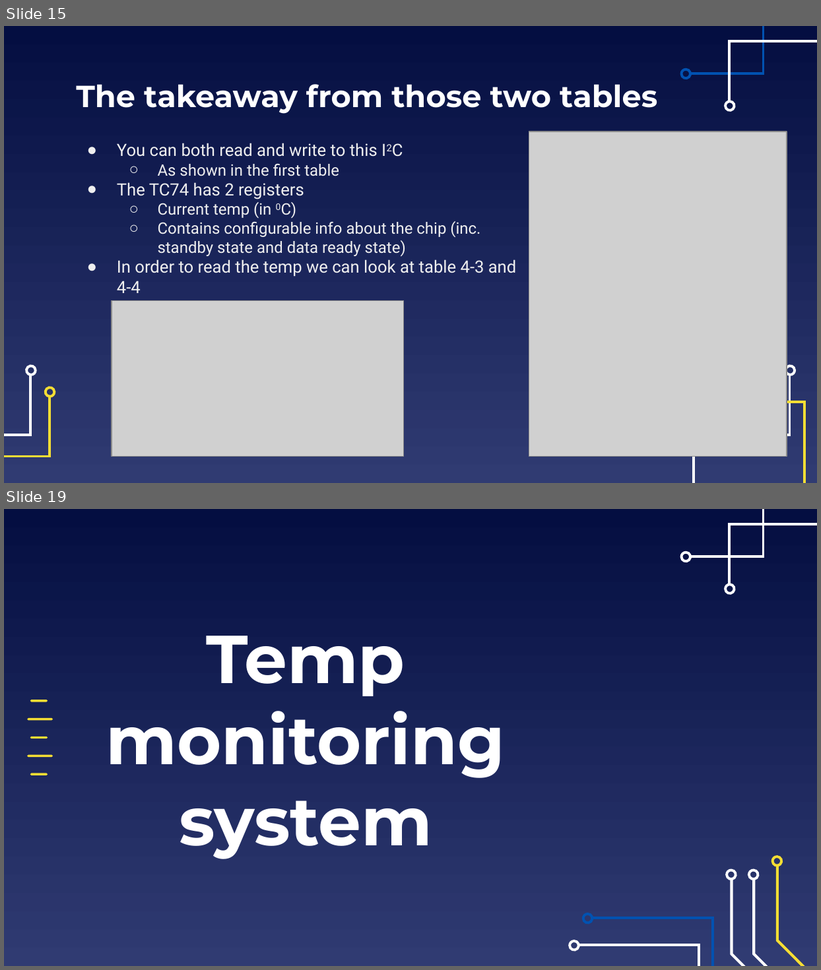
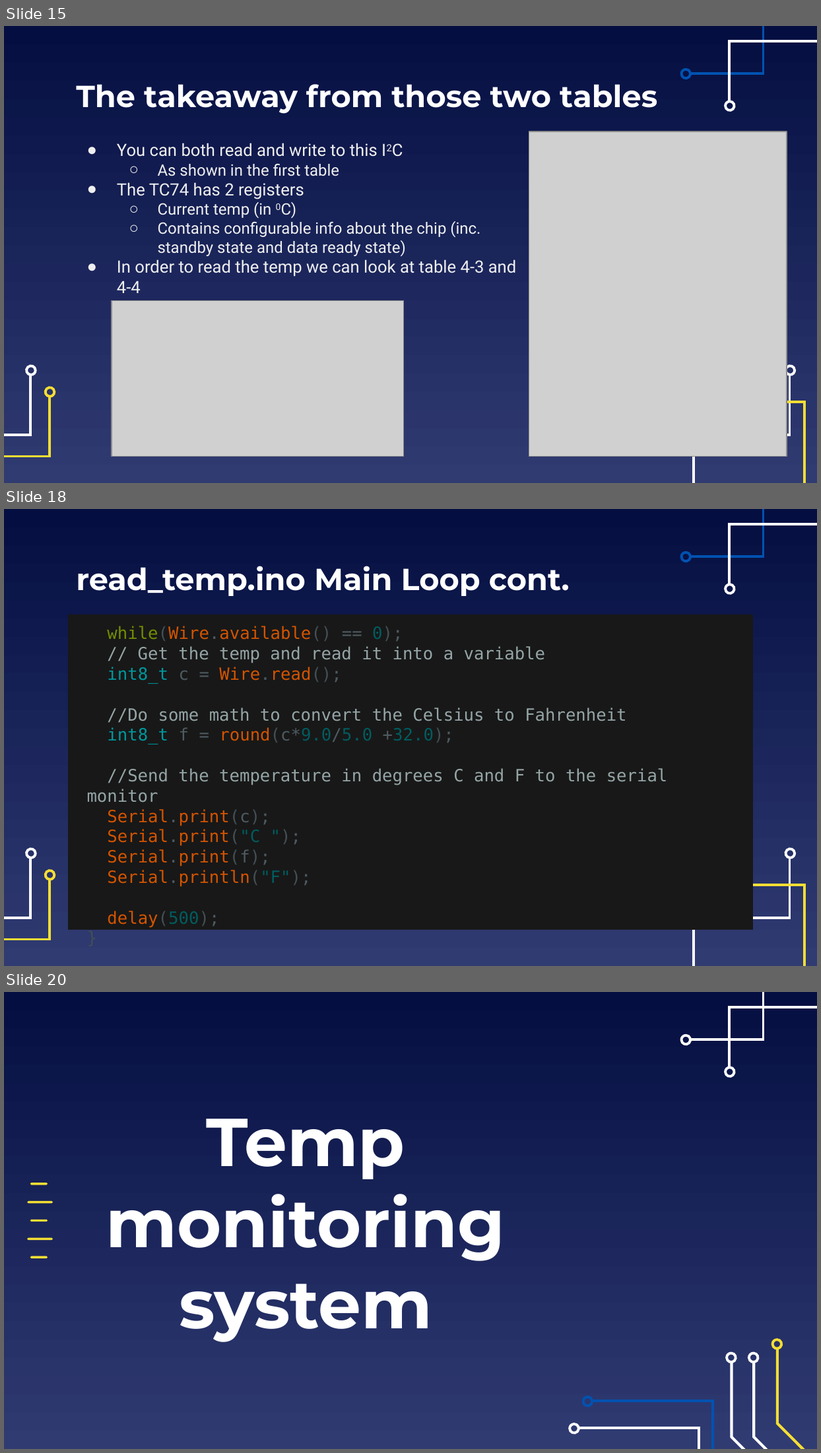
Before and after one commit to EELabMan/Arduino-6-I2C-bus, a slide deck: Arduino Workshop 6 I2C Bus.pptx. Shown one above the other, each under a label of ours: slides 15 and 19 before the commit, slides 15, 18 and 20 after it; the slides between them are not shown. The pictures are 821x970 and 821x1453 pixels, drawn with LibreOffice and Linux fonts; fonts in the diff are those of the drawing; grey boxes stand for pictures. Boxes give left, top, right and bottom in pixels: in the first picture for what was removed or moved away, otherwise in the second. Text is boxed around its words. In the diff, an @@ line names an element or a change of style, - is before the commit and + after.

```diff
--- a/Arduino Workshop 6 I2C Bus.pptx
+++ b/Arduino Workshop 6 I2C Bus.pptx
@@ slide 18 added at box(4, 509, 817, 966), background gradient #040E41 to #303B72; not listed: 11 template elements that a slide beside it also shows @@
@@ title added at box(76, 566, 570, 596), 27 pt, text #FFFFFF, bold @@
+read_temp.ino Main Loop cont.
@@ text added at box(68, 615, 754, 930), fill #181818, 15 pt, text #95A5A6 @@
+while(Wire.available() == 0);
+// Get the temp and read it into a variable
+int8_t c = Wire.read();
+//Do some math to convert the Celsius to Fahrenheit
+int8_t f = round(c*9.0/5.0 +32.0);
+//Send the temperature in degrees C and F to the serial monitor
+Serial.print(c);
+Serial.print("C ");
+Serial.print(f);
+Serial.println("F");
+delay(500);
+}
@@ what was slide 19 is now slide 20 @@
```
Also in this commit, not shown: 7 slides changed, 2 other slides added, 2 slides removed, 2 other files.
